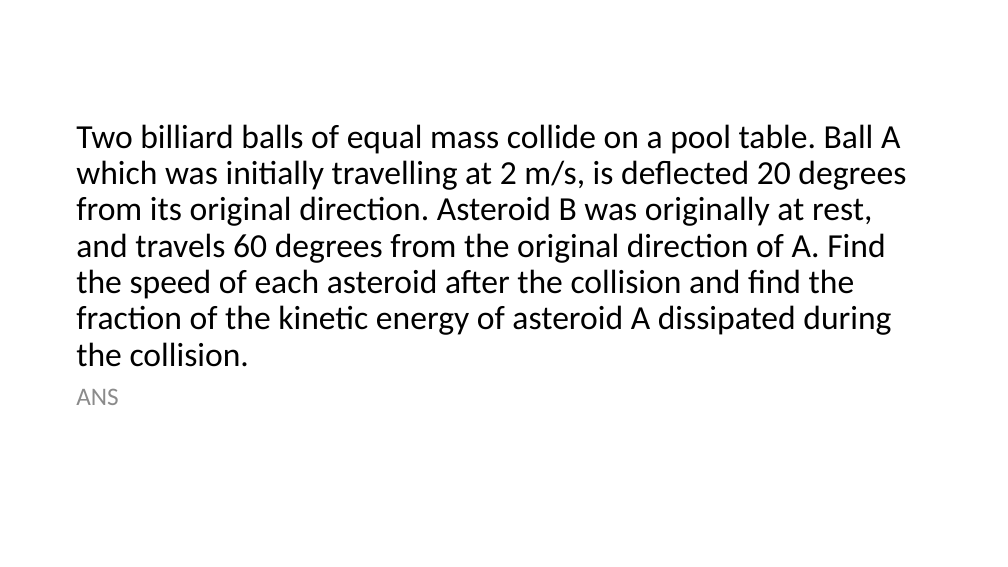
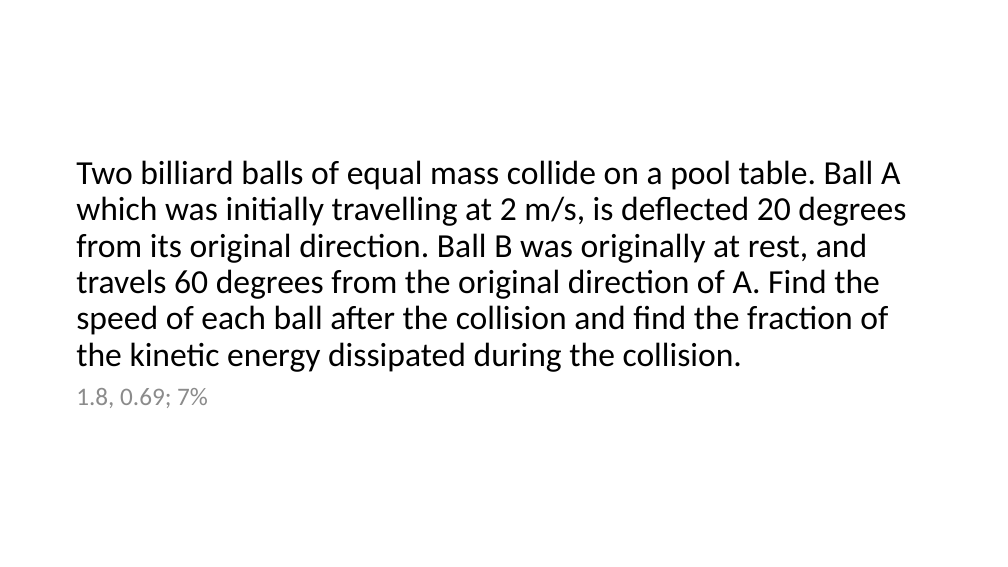
Before and after one commit to jwknaup/Junior, a slide deck: slide 16 of SI - 121/Exam 3 Review Ch 6-8.pptx. Drawn at 1008x567 pixels with LibreOffice and Linux fonts; fonts in the diff are those of the drawing. Boxes give left, top, right and bottom in pixels: in the first picture for what was removed or moved away, otherwise in the second. Text is boxed around its words. In the diff, an @@ line names an element or a change of style, - is before the commit and + after.

```diff
--- a/SI - 121/Exam 3 Review Ch 6-8.pptx
+++ b/SI - 121/Exam 3 Review Ch 6-8.pptx
@@ title at (76, 160, 906, 372): text changed @@
-Two billiard balls of equal mass collide on a pool table. Ball A which was initially travelling at 2 m/s, is deflected 20 degrees from its original direction. Asteroid B was originally at rest, and travels 60 degrees from the original direction of A. Find the speed of each asteroid after the collision and find the fraction of the kinetic energy of asteroid A dissipated during the collision.
+Two billiard balls of equal mass collide on a pool table. Ball A which was initially travelling at 2 m/s, is deflected 20 degrees from its original direction. Ball B was originally at rest, and travels 60 degrees from the original direction of A. Find the speed of each ball after the collision and find the fraction of the kinetic energy dissipated during the collision.
@@ text at (76, 388, 208, 408): text changed @@
-ANS
+1.8, 0.69; 7%
```
Also in this commit, not shown: 8 other slides changed.
